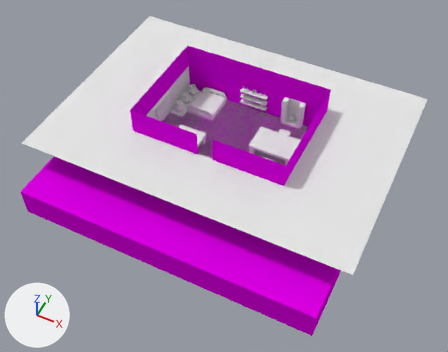
Renders of the Blender file maps/Atlases/LightWorld/inner_house_link/inner_house_link.blend from each side of a commit.
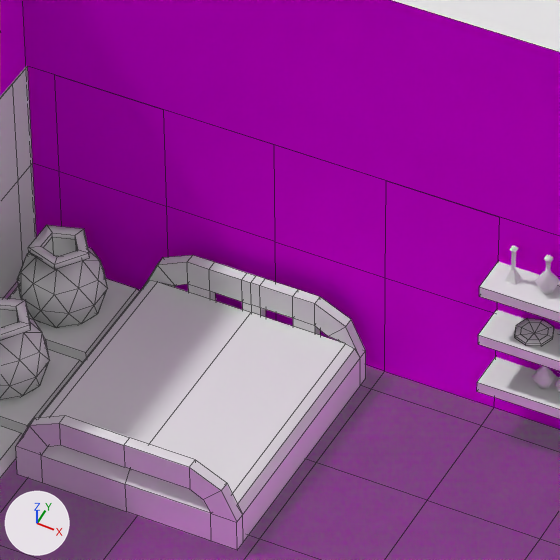
There are two pictures of each version: one whole from a 50 mm camera at (1.3, -2.71, 3.01) aimed at (0.034, -0.177, -0.155), one close up on the part from 41% to 56% of the width and 17% to 35% of the height. Every picture has the same lights, and +X, +Y and +Z are marked at lower left. The close-ups show mesh edges as thin lines.

In view in the first close-up: 'Vase.001', 'Vase.002', 'bed', 'inner_house_link', 'physics_floor', 'physics_wall', 'shelf', 'shelf.001', 'shelf.002', 'vase_plate', 'vase_plate.001', 'vision_plane'.
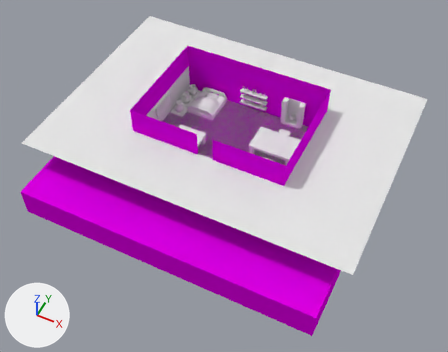
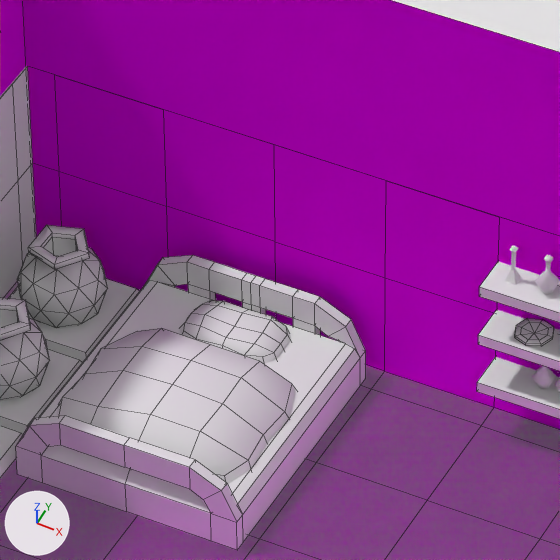
What changed in the scene script:
```text
Add me_duvet:
    me_duvet.from_pydata(...)  # 42 vertices, 34 faces; spans x -0.092..0.093, y -0.111..0.044, z -0.026..0.022
    me_duvet.polygons.foreach_set('use_smooth', [True] * 34)
    me_duvet.materials.append(mat_inner_house)  # its picture is missing
Add me_pillow:
    me_pillow.from_pydata(...)  # 41 vertices, 32 faces; spans x -0.041..0.0495, y -0.032..0.0229, z -0.0081..0.0076
    me_pillow.polygons.foreach_set('use_smooth', [True] * 32)
    me_pillow.materials.append(mat_inner_house)  # its picture is missing
Add ob_duvet:
    ob_duvet = bpy.data.objects.new('duvet', me_duvet)
    ob_duvet.location = (-0.3106, 0.2491, 0.0474)
Add ob_pillow:
    ob_pillow = bpy.data.objects.new('pillow', me_pillow)
    ob_pillow.location = (-0.3139, 0.3253, 0.0457)
```

Changed parts and their boxes (x1, y1, x2, y2) in the close-ups (560 x 560 px):
'duvet', added
    after: (56, 328, 296, 484)
'pillow', added
    after: (180, 300, 291, 363)
